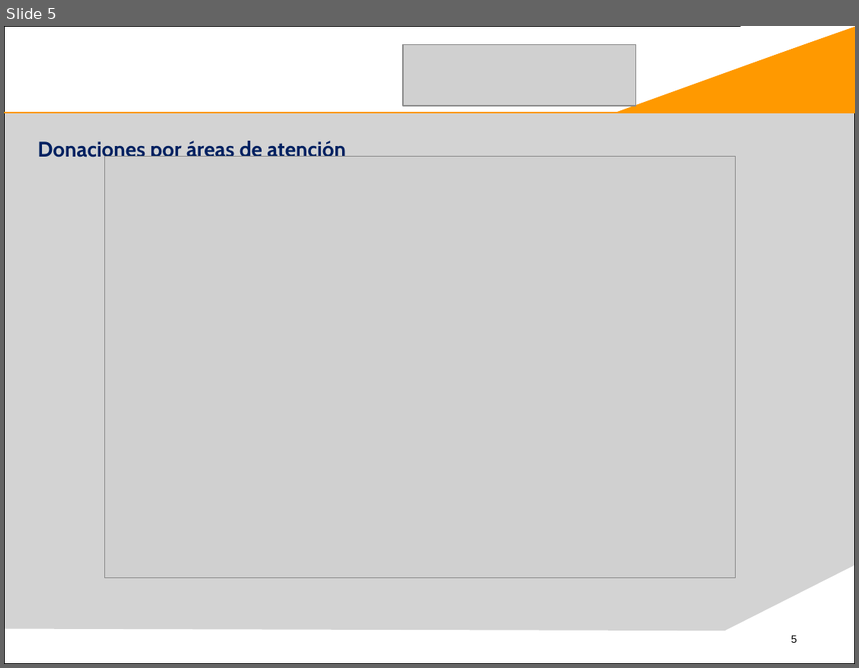
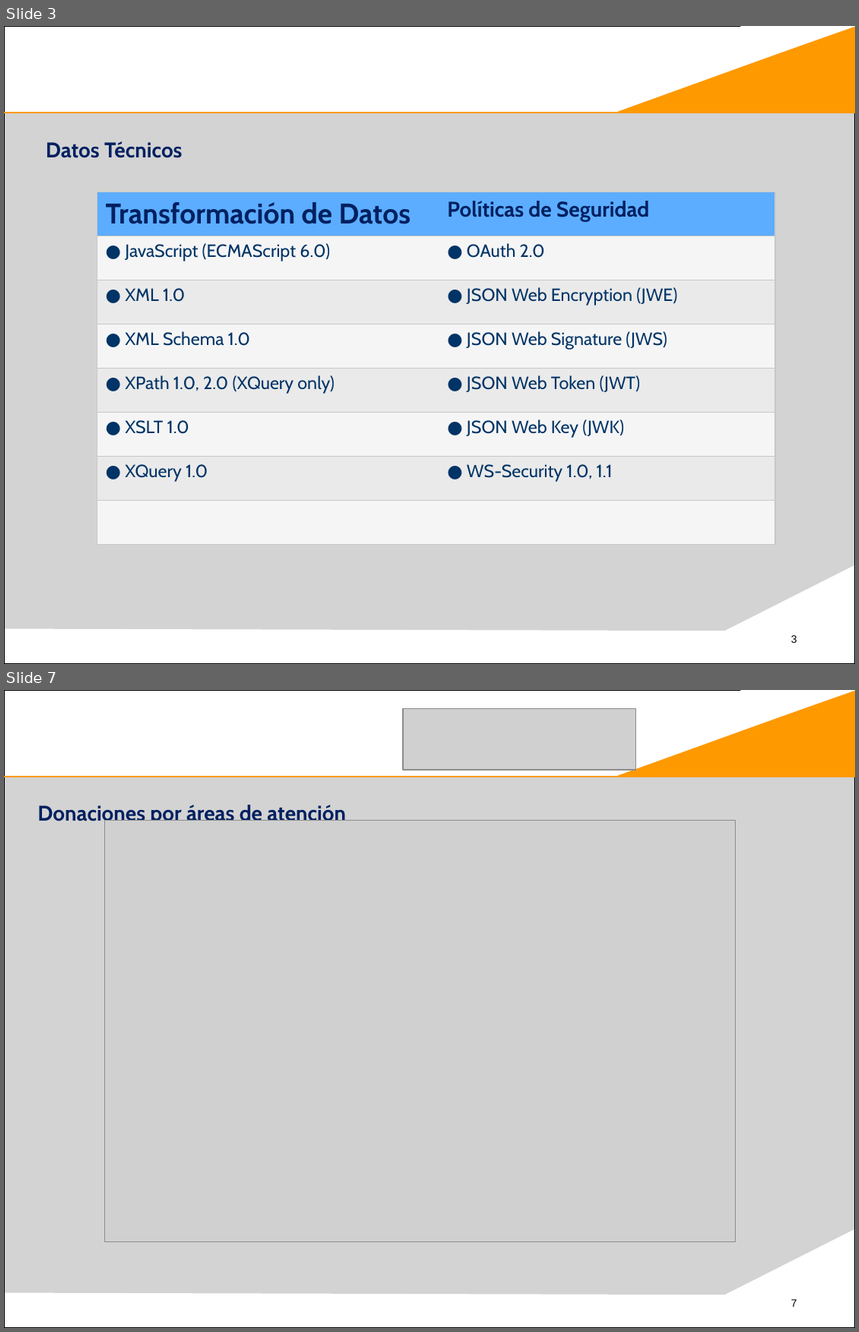
Before and after one commit to Slaif3r/fechas, a slide deck: Presentación IBM DATAPOWER.pptx. Shown one above the other, each under a label of ours: slide 5 before the commit, slides 3 and 7 after it; the slides between them are not shown. The pictures are 859x668 and 859x1332 pixels, drawn with LibreOffice and Linux fonts; fonts in the diff are those of the drawing; grey boxes stand for pictures; background and template pictures are left out. Boxes give left, top, right and bottom in pixels: in the first picture for what was removed or moved away, otherwise in the second. Text is boxed around its words. In the diff, an @@ line names an element or a change of style, - is before the commit and + after.

```diff
--- a/Presentación IBM DATAPOWER.pptx
+++ b/Presentación IBM DATAPOWER.pptx
@@ slide 3 added at [4,26,855,664], background #FFFFFF; not listed: 7 template elements that a slide beside it also shows @@
@@ title added at [46,142,183,158], 18 pt, text #002060, bold @@
+Datos Técnicos
@@ table added at [97,192,775,544], 8 rows, 2 columns @@
+Transformación de Datos | Políticas de Seguridad
+● JavaScript (ECMAScript 6.0) | ● OAuth 2.0
+● XML 1.0 | ● JSON Web Encryption (JWE)
+● XML Schema 1.0 | ● JSON Web Signature (JWS)
+● XPath 1.0, 2.0 (XQuery only) | ● JSON Web Token (JWT)
+● XSLT 1.0 | ● JSON Web Key (JWK)
+● XQuery 1.0 | ● WS-Security 1.0, 1.1
+ | 
@@ what was slide 5 is now slide 7 @@
@@ page number at [791,1300,797,1307]: text changed @@
-5
+7
```
Also in this commit, not shown: 1 slide changed, 3 other slides added, 2 slides removed, 1 other file.
